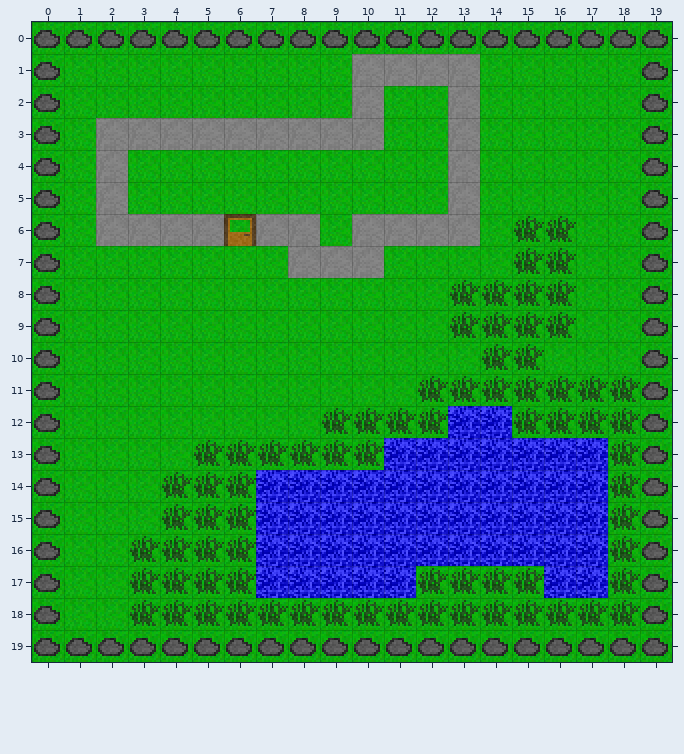
Two states of a Tiled map, maps/test.tmx. Above is the file before it was changed.
Cells are 16x16 px. Shown: x 0..19, y 0..19.
Now the later version:
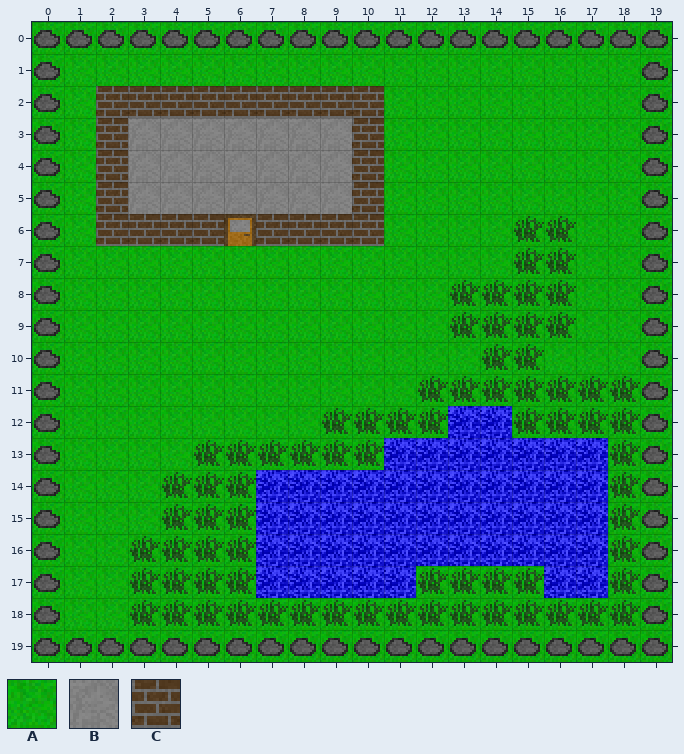
Key: from "tiles": A 1, B 2, C 4.
_ is an empty cell.
Tiles replaced or removed in this view: A, B.
The edit:
Changed rows in their new state; . is an unchanged cell.
Layer "tiles":
first column x 2:
 1 ........AAAA
 2 CCCCCCCCC..A
 3 C.......C..A
 4 CBBBBBBBC..A
 5 CBBBBBBBC..A
 6 CCCCBCCCCAAA
 7 ......AAA...
